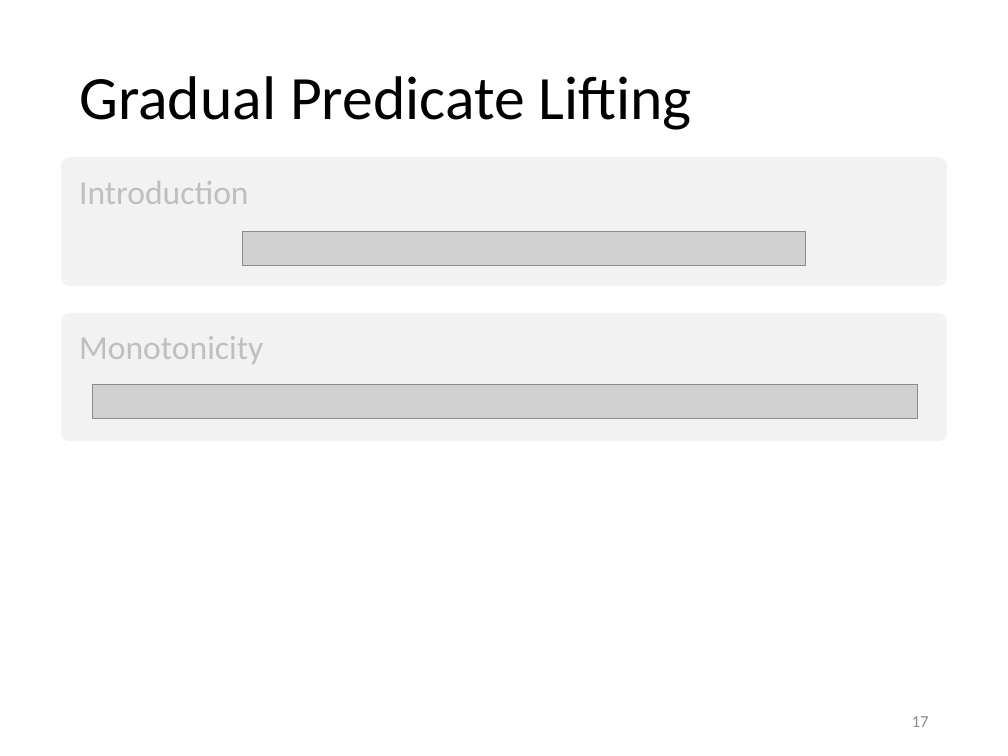
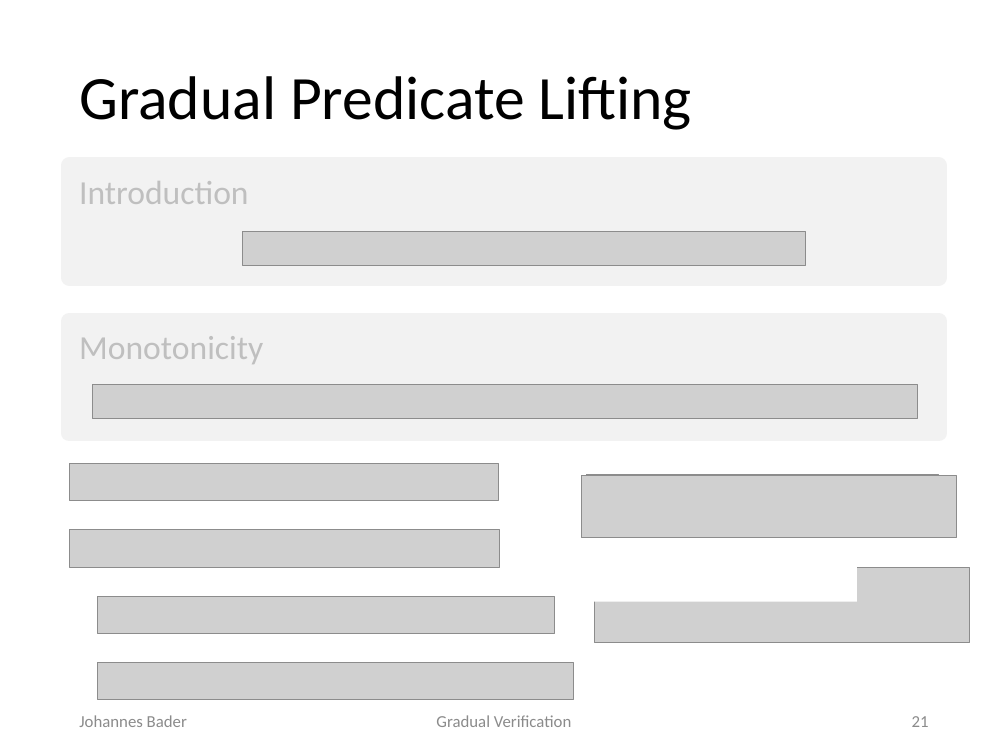
Before and after one commit to olydis/GradVerThesis, a slide deck: slide 21 of presentation/PLunch.pptx (slide 17 before the commit). Drawn at 1008x756 pixels with LibreOffice and Linux fonts; fonts in the diff are those of the drawing; grey boxes stand for pictures; background and template pictures are left out. Boxes give left, top, right and bottom in pixels: in the first picture for what was removed or moved away, otherwise in the second. Text is boxed around its words. In the diff, an @@ line names an element or a change of style, - is before the commit and + after.

```diff
--- a/presentation/PLunch.pptx
+++ b/presentation/PLunch.pptx
@@ picture added at [70,463,499,500] @@
@@ picture added at [582,475,957,537] @@
@@ picture added at [587,475,937,537] @@
@@ picture added at [70,529,500,566] @@
@@ rectangle added at [583,559,857,602], fill #FFFFFF @@
@@ picture added at [595,568,970,643] @@
@@ picture added at [98,597,554,634] @@
@@ picture added at [98,662,574,700] @@
@@ text added at [79,715,187,727], 12 pt, text #8C8C8C @@
+Johannes Bader
@@ text added at [436,715,571,727], 12 pt, text #8C8C8C @@
+Gradual Verification
@@ page number at [912,716,929,727]: text changed @@
-17
+21
```
Also in this commit, not shown: 16 other slides changed, 30 slides added, 8 slides removed, 2 other files.
